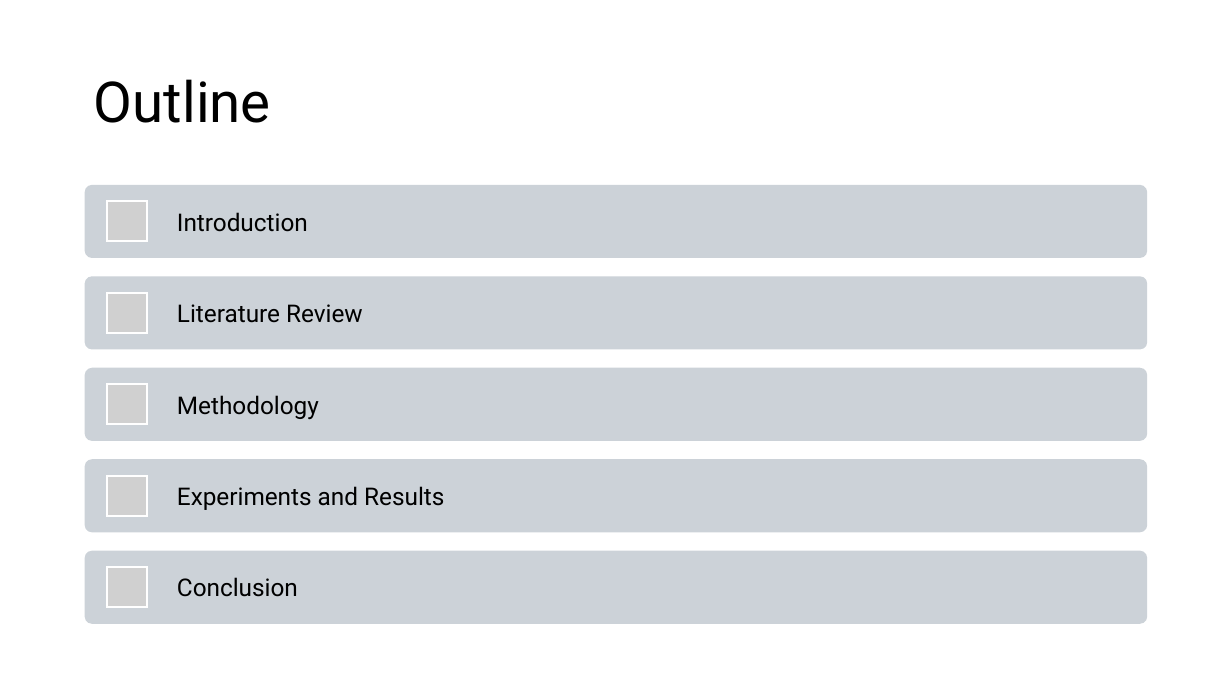
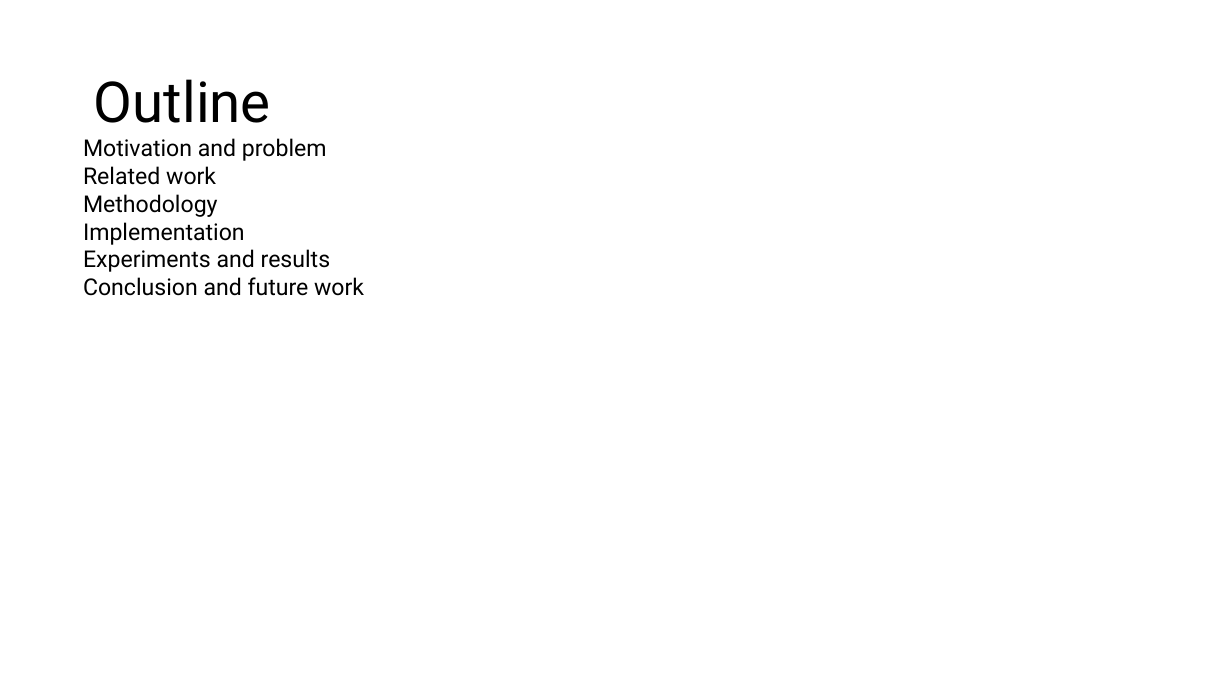
Before and after one commit to Maria618-hash/Ardiono-Alpha, a slide deck: slide 2 of thesis.pptx. Drawn at 1232x693 pixels with LibreOffice and Linux fonts; fonts in the diff are those of the drawing; grey boxes stand for pictures. Boxes give left, top, right and bottom in pixels: in the first picture for what was removed or moved away, otherwise in the second. Text is boxed around its words. In the diff, an @@ line names an element or a change of style, - is before the commit and + after.

```diff
--- a/thesis.pptx
+++ b/thesis.pptx
@@ text added at (83, 138, 364, 296), 18 pt, text #000000 @@
+Motivation and problem
+Related work
+Methodology
+Implementation
+Experiments and results
+Conclusion and future work
@@ group removed at (85, 185, 1148, 624): 5 rounded rectangles, 5 pictures, 5 texts @@
-Introduction
-Literature Review
-Methodology
-Experiments and Results
-Conclusion
```
Also in this commit, not shown: 24 other slides changed, 10 slides added, 10 slides removed.
